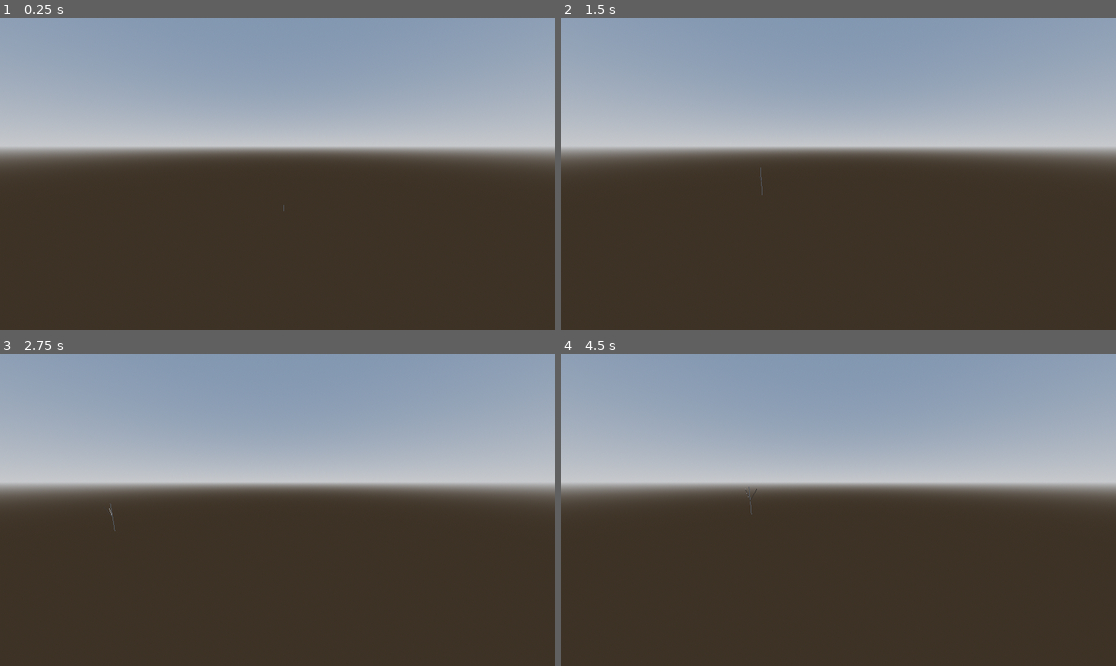
Above: before the commit, frames 1-4 (two rows, left to right).
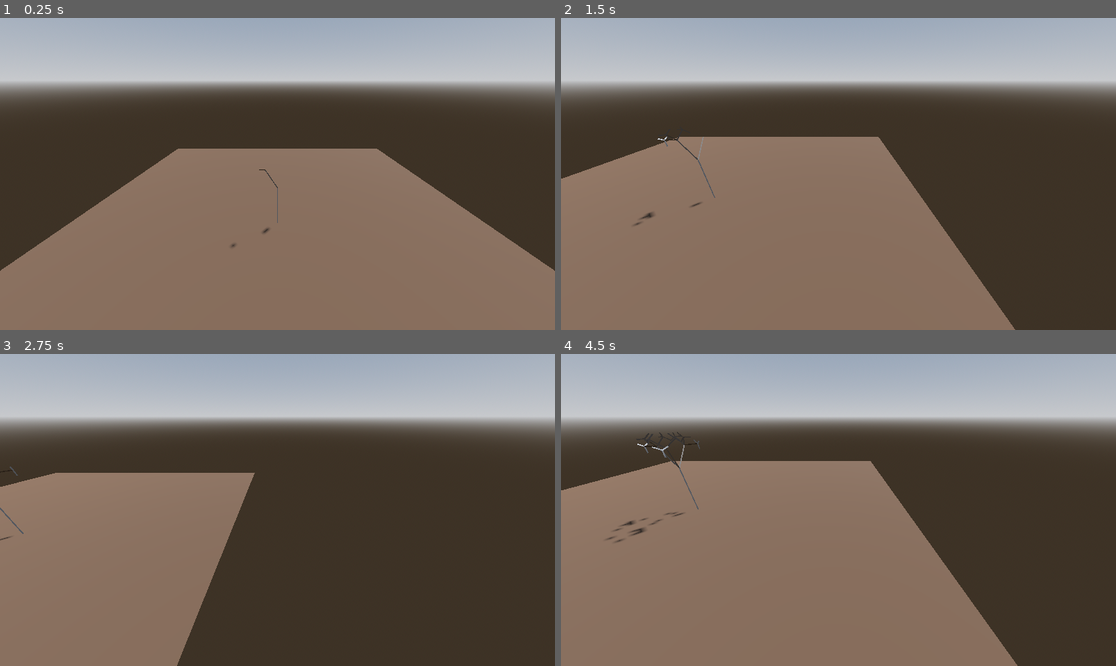
Above: after the commit, the same moments.

Repository: Gwynennen/Godot-4.1.1---Procedural-plants-generation-using-L-system-3D
Game: Godot game, scene res://Main.tscn
Same seed, same stepped clock (60 frames per second), same inputs: the game is played once before the commit and once after it. The project has no main scene, so this scene is started directly.
Inputs (mouse positions are in pixels of both pictures, inside the frame that each line leads up to):
- Up to frame 1 (0.25 s): no input
- Up to frame 2 (1.5 s): tap Enter at 0.5 s; move the mouse to (960, 158) at 0.52 s; hold D 0.53-1.25 s; tap Q at 0.6 s; click (960, 158) at 0.67 s; drag from (727, 189) to (810, 236) at 1.27 s
- Up to frame 3 (2.75 s): tap Space at 2 s; move the mouse to (333, 441) at 2.02 s; hold D from 2.03 s (still down); tap Shift at 2.1 s
- Up to frame 4 (4.5 s): release D at 2.75 s; drag from (810, 572) to (672, 463) at 2.77 s; tap Enter at 3.5 s; move the mouse to (1005, 556) at 3.52 s; hold A 3.53-4.25 s; tap Q at 3.6 s; drag from (672, 463) to (755, 432) at 4.27 s

The runs differ from the first frame. In frame 1, 89% of the frame differs, in the area x 0-100%, y 0-100%; in frame 2, 83%; in frame 3, 65%; in frame 4, 84%.

Commit message:
Add files via upload

Diff:
--- a/Lsystem3D/Generator.gd
+++ b/Lsystem3D/Generator.gd
@@ -9,7 +9,7 @@
 
 func _ready():
 	randomize()
-	start("Tree1", 1)
+	start("Tree1", 3)
 
 func start(preset_name: String, steps):
 	TW = create_tween()
@@ -21,7 +21,7 @@
 func set_current_state():
 	current = starting.duplicate(true)
 	current.rota = Vector3.ZERO
-	current.parentJoint = self # starting joint being this node
+	current.parentJoint = self
 
 func load_settings(presetName: String):
 	var preset_data = {}
@@ -56,13 +56,12 @@
 			else:
 				tmp += part
 		current.state = tmp
-	print(current.state)
 
 func create_parts():
-	var checkpoint = {"parentJoint": [current.parentJoint], "rota": [current.rota], "length": [current.length]}
+	var checkpoint = {"parentJoint": [], "rota": [], "length": []}
 	for part in current.state:
 		if part in drawble:
-			make_part(current.parentJoint)
+			make_part()
 		elif part in actions:
 			match part:
 #				handle stack
@@ -82,7 +81,6 @@
 					current.rota.y += current.angle
 				"/":
 					current.rota.y -= current.angle
-
 #				scale
 				"`":
 					current.length *= current.lengthMulti
@@ -90,33 +88,36 @@
 				_:
 					push_error("unknown symbol")
 
-func make_part(parentJoint):
-	var joint = Marker3D.new()
-	joint.rotation = current.rota
-	joint.position += Vector3(0,current.length,0)
-	joint.add_child(make_animated_mesh())
-	current.parentJoint.add_child(joint)
-	current.parentJoint = joint
+func make_part():
+	var jointStart = Marker3D.new()
+	jointStart.rotation += current.rota
+	current.parentJoint.add_child(jointStart)
+	current.parentJoint = jointStart
 
-func make_animated_mesh():
+	var jointEnd = Marker3D.new()
+	jointEnd.position = make_animated_mesh(8)
+	current.parentJoint.add_child(jointEnd)
+	current.parentJoint = jointEnd
+
+
+func make_animated_mesh(sidesCount):
+	var endPos = Vector3(0,current.length,0)
 	var st = SurfaceTool.new()
-	st.begin(Mesh.PRIMITIVE_LINES)
+	st.begin(Mesh.PRIMITIVE_TRIANGLE_STRIP)
 
-	st.add_vertex(Vector3(0,0,0))
-	st.add_vertex(Vector3(0,current.length,0))
+#	st.add_vertex(Vector3.ZERO)
+#	st.add_vertex(endPos)
+	var angle = ((PI*2) / sidesCount)
+	for i in sidesCount+1:
+#		tube point top
+		st.add_vertex(Vector3(current.width*cos(angle*i), endPos.y, current.width*sin(angle*i)))
+# 		tube point base
+		st.add_vertex(Vector3(current.width*cos(angle*i), 0, current.width*sin(angle*i)))
 
-	var	tube = MeshInstance3D.new()
+	var tube = MeshInstance3D.new()
 	tube.set_mesh(st.commit())
 	tube.scale = Vector3.ZERO
-	TW.tween_property(tube, "scale", Vector3.ONE, 1)
+	TW.tween_property(tube, "scale", Vector3.ONE, 0.1)
 
-	return tube
-
-
-
-#	var angle = ((PI*2) / sidesCount)
-#	for i in sidesCount+1:
-##		circle point top
-#		st.add_vertex(newPos + Vector3(current.width*cos(angle*i), current.pos.y+current.length, current.width*sin(angle*i)))
-#		# circle point base
-#		st.add_vertex(current.pos + Vector3(current.width*cos(angle*i), current.pos.y, current.width*sin(angle*i)))
+	current.parentJoint.add_child(tube)
+	return endPos
--- a/Lsystem3D/Main.tscn
+++ b/Lsystem3D/Main.tscn
@@ -34,11 +34,10 @@
 script = ExtResource("1_10i1m")
 
 [node name="Camera3D" type="Camera3D" parent="."]
-transform = Transform3D(1, 0, 0, 0, 0.986504, 0.163739, 0, -0.163739, 0.986504, -0.216912, 3.34308, 5.84507)
+transform = Transform3D(-4.37114e-08, -0.48481, 0.87462, 0, 0.87462, 0.48481, -1, 2.11917e-08, -3.82308e-08, 3, 3, 0)
 fov = 85.4776
 script = ExtResource("1_snj51")
 
 [node name="ground" type="MeshInstance3D" parent="."]
 transform = Transform3D(5, 0, 0, 0, 5, 0, 0, 0, 5, 0, 0, 0)
-visible = false
 mesh = SubResource("PlaneMesh_ntqes")
--- a/Lsystem3D/presets.cfg
+++ b/Lsystem3D/presets.cfg
@@ -4,6 +4,6 @@
 	"state": "FA",
 	"length": 1,
 	"lengthMulti": 0.5,
-	"width": 0.1,
-	"angle": 30
+	"width": 0.01,
+	"angle": 30,
 }
